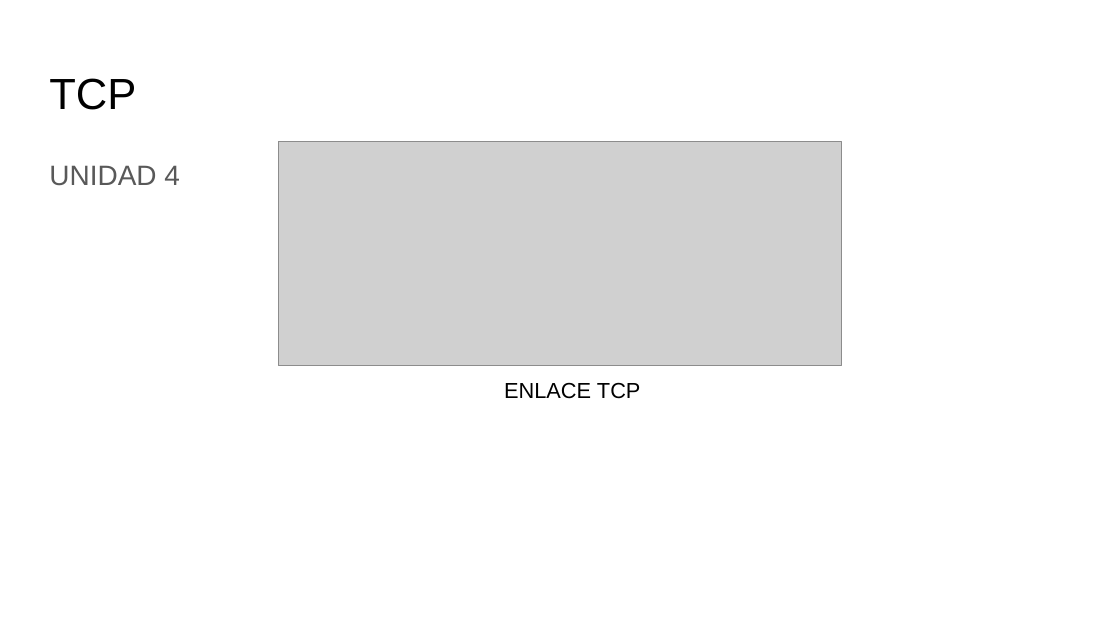
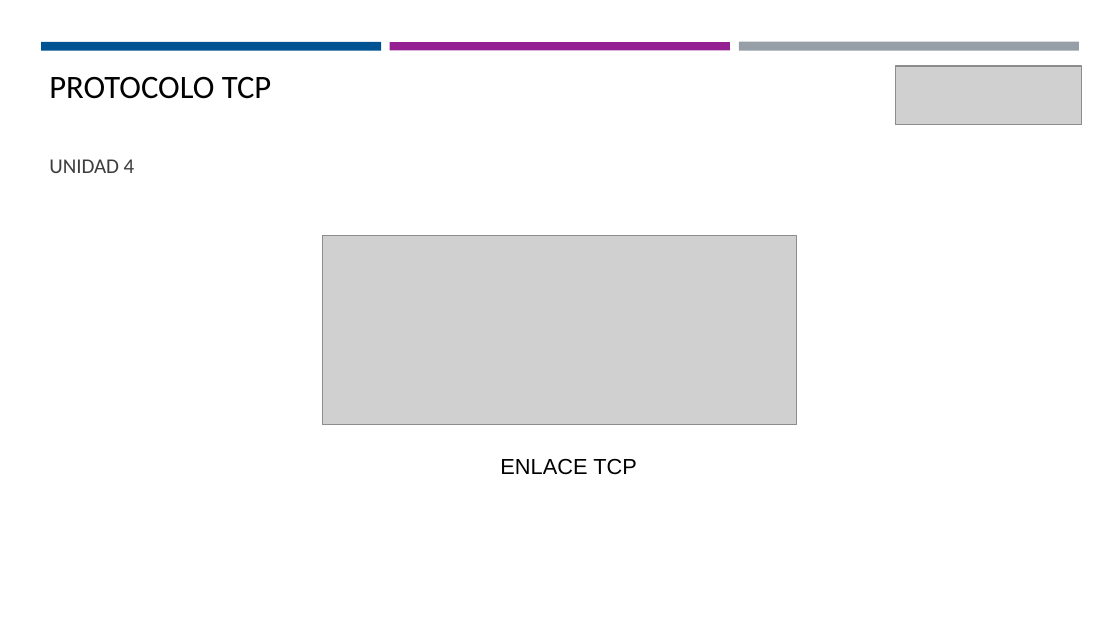
Before and after one commit to Domiciano/EcoApp201, a slide deck: slide 12 of Programa.pptx. Drawn at 1120x630 pixels with LibreOffice and Linux fonts; fonts in the diff are those of the drawing; grey boxes stand for pictures. Boxes give left, top, right and bottom in pixels: in the first picture for what was removed or moved away, otherwise in the second. Text is boxed around its words. In the diff, an @@ line names an element or a change of style, - is before the commit and + after.

```diff
--- a/Programa.pptx
+++ b/Programa.pptx
@@ rectangle added at [41,43,382,52], fill #005392 @@
@@ rectangle added at [390,43,730,50], fill #942092 @@
@@ rectangle added at [739,41,1080,50], fill #969FA7 @@
@@ title at [49,76,272,99]: text changed; size 28 to 21 pt; font Arial to Calibri @@
-TCP
+PROTOCOLO TCP
@@ picture added at [895,66,1081,124] @@
@@ text "UNIDAD 4" at [49,159,135,173]: size 18 to 13.5 pt, font Arial to Calibri, text colour #595959 to #3D3D3D; line spacing 1.15 to 1 @@
@@ picture: place and size @@
-picture at [279,141,842,366]
+picture at [323,235,796,424]
@@ text "ENLACE TCP": place and size @@
-text "ENLACE TCP" at [504,382,641,399]
+text "ENLACE TCP" at [500,458,637,475]
```
Also in this commit, not shown: 12 other slides changed, 2 slides added.
